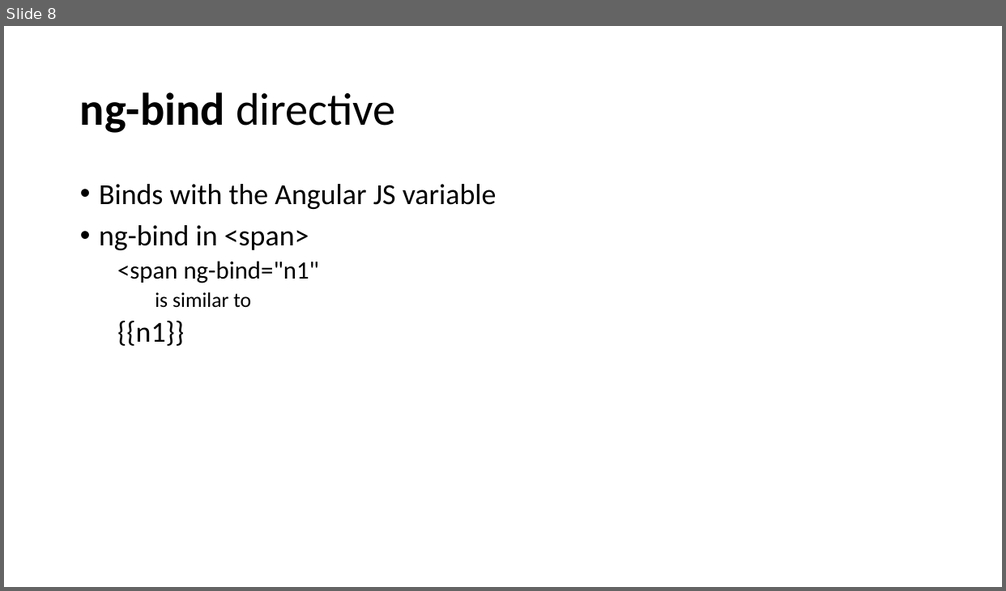
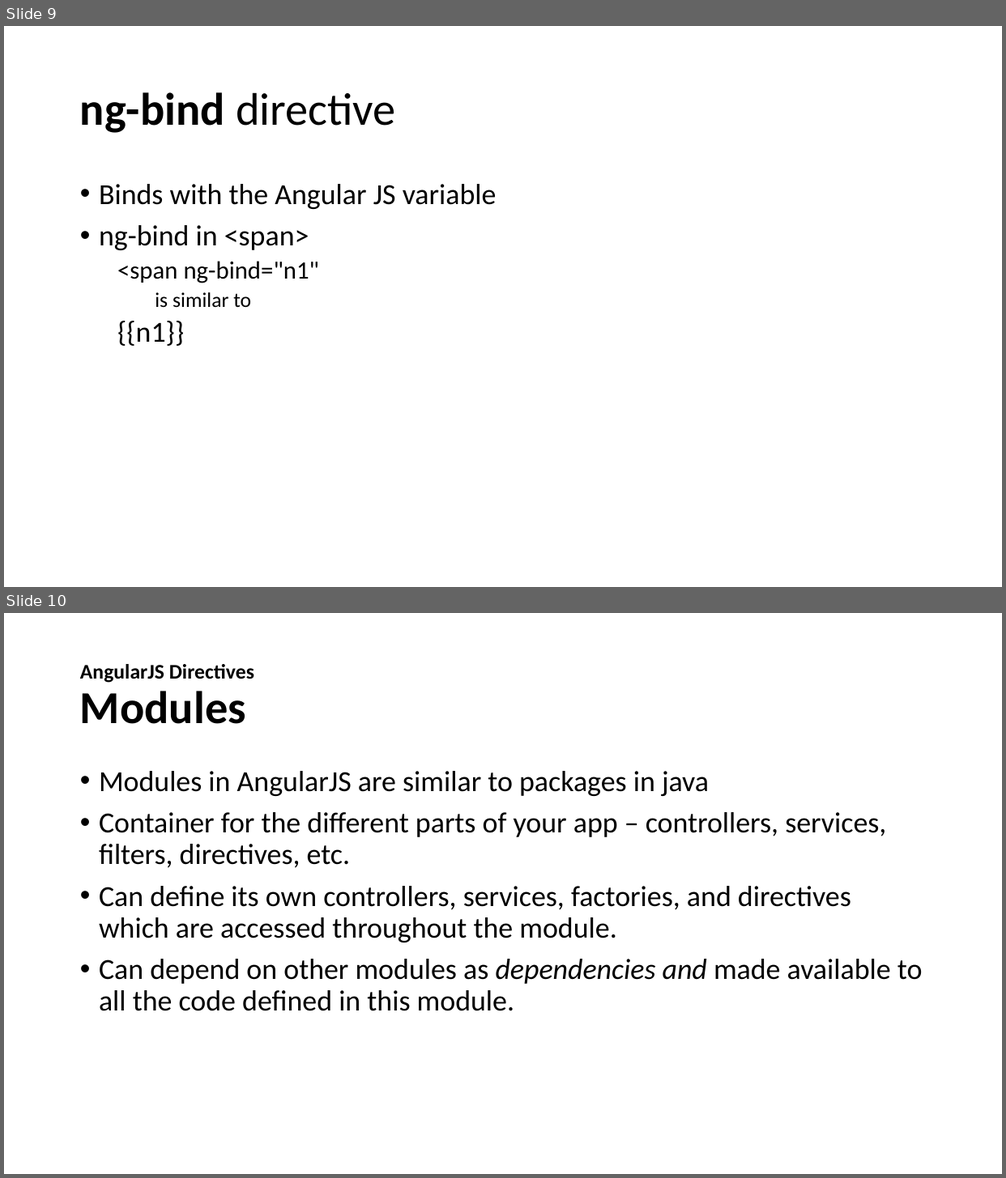
Before and after one commit to santoshkar/Angular, a slide deck: Angular JS draft.pptx. Shown one above the other, each under a label of ours: slide 8 before the commit, slides 9 and 10 after it. The pictures are 1006x591 and 1006x1178 pixels, drawn with LibreOffice and Linux fonts; fonts in the diff are those of the drawing. Boxes give left, top, right and bottom in pixels: in the first picture for what was removed or moved away, otherwise in the second. Text is boxed around its words. In the diff, an @@ line names an element or a change of style, - is before the commit and + after.

Commit message:
added controller

```diff
--- a/Angular JS draft.pptx
+++ b/Angular JS draft.pptx
@@ slide 10 added at [4,613,1002,1174], background #FFFFFF @@
@@ title added at [80,664,254,724], 20 pt, text #000000, bold @@
+AngularJS Directives
+Modules
@@ text added at [99,771,923,1012], 28 pt, text #000000 @@
+• Modules in AngularJS are similar to packages in java
+• Container for the different parts of your app – controllers, services, filters, directives, etc.
+• Can define its own controllers, services, factories, and directives which are accessed throughout the module.
+• Can depend on other modules as dependencies and made available to all the code defined in this module.
@@ what was slide 8 is now slide 9 @@
```
Also in this commit, not shown: 2 slides changed, 4 other slides added, 1 slide removed, 1 other file.
